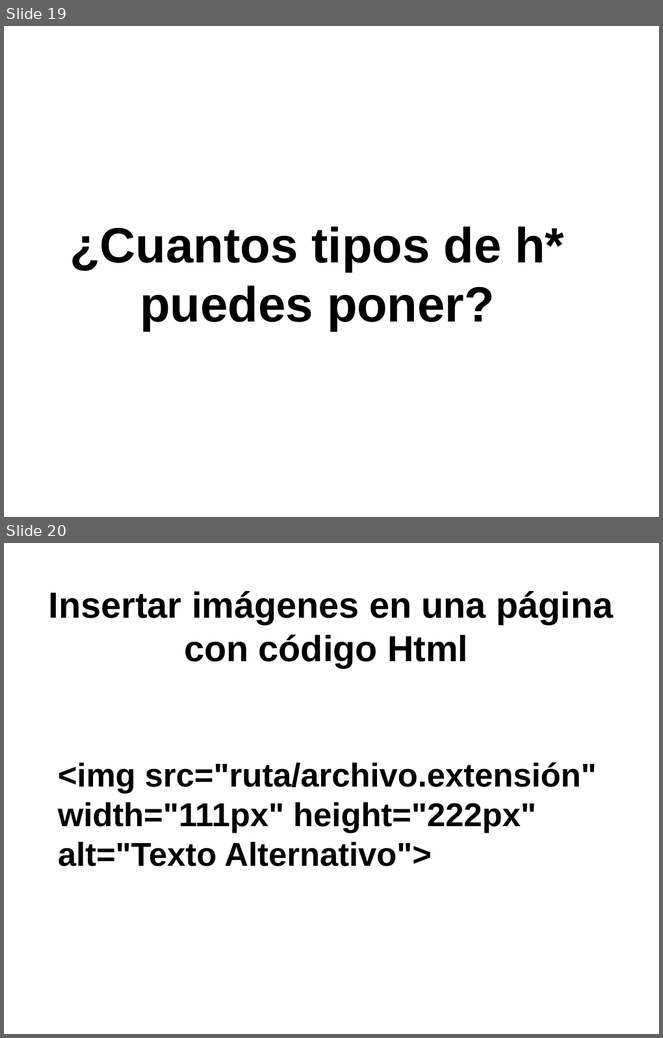
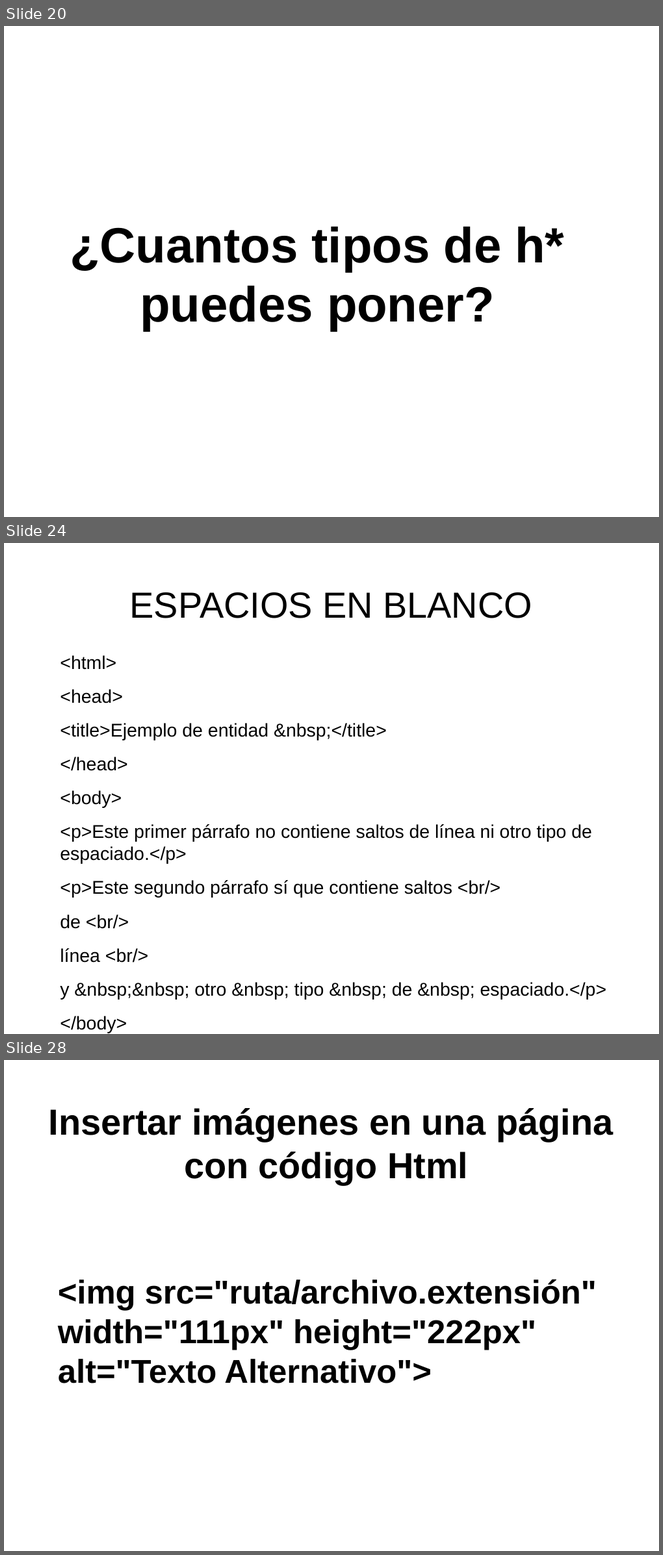
Before and after one commit to toblerone554/CampusInfantil2016, a slide deck: Veteranos/html/PresentaciónHTML.odp. Shown one above the other, each under a label of ours: slides 19 and 20 before the commit, slides 20, 24 and 28 after it; the slides between them are not shown. The pictures are 663x1038 and 663x1555 pixels, drawn with LibreOffice and Linux fonts; fonts in the diff are those of the drawing. Boxes give left, top, right and bottom in pixels: in the first picture for what was removed or moved away, otherwise in the second. Text is boxed around its words. In the diff, an @@ line names an element or a change of style, - is before the commit and + after.

Commit message:
Subidos ejercicios practicos HTML

```diff
--- a/Veteranos/html/PresentaciónHTML.odp
+++ b/Veteranos/html/PresentaciónHTML.odp
@@ slide 24 added at [4,543,659,1034], background #FFFFFF @@
@@ title added at [130,592,532,618], 44 pt, text #000000 @@
+ESPACIOS EN BLANCO
@@ text added at [60,655,607,1000], 22.4 pt, text #000000 @@
+<html>
+<head>
+<title>Ejemplo de entidad &nbsp;</title>
+</head>
+<body>
+<p>Este primer párrafo no contiene saltos de línea ni otro tipo de espaciado.</p>
+<p>Este segundo párrafo sí que contiene saltos <br/>
+de <br/>
+línea <br/>
+y &nbsp;&nbsp; otro &nbsp; tipo &nbsp; de &nbsp; espaciado.</p>
+</body>
+</html>
@@ what was slide 19 is now slide 20 @@
@@ what was slide 20 is now slide 28 @@
```
Also in this commit, not shown: 6 slides changed, 9 other slides added, 18 other files.
